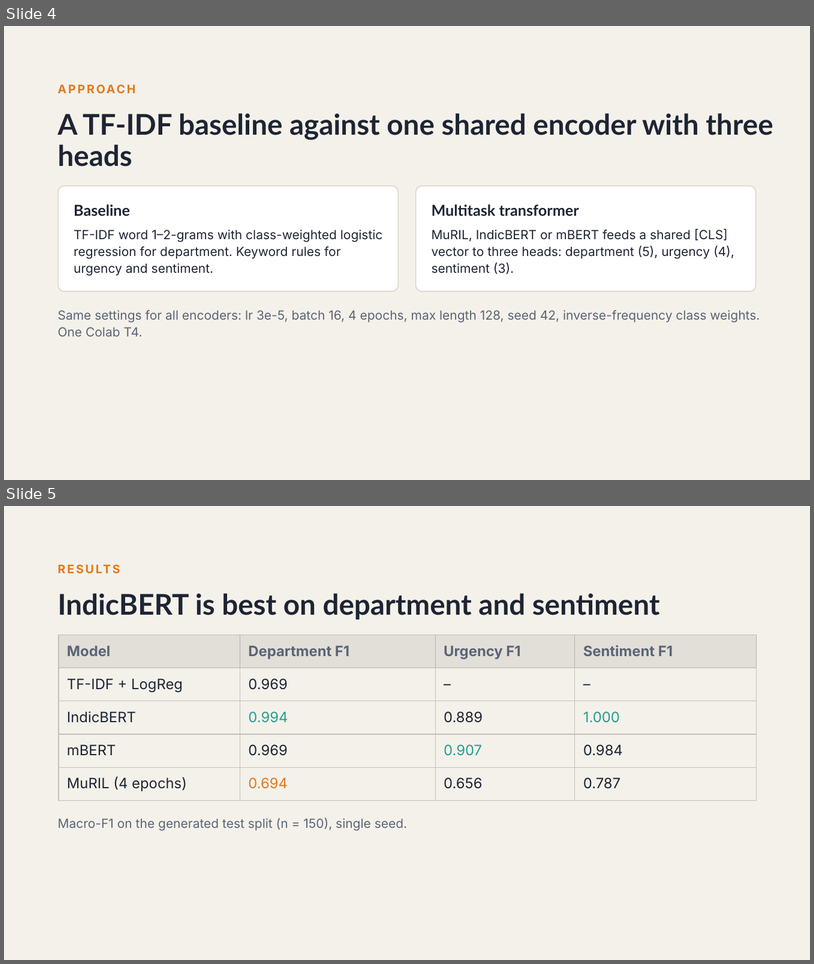
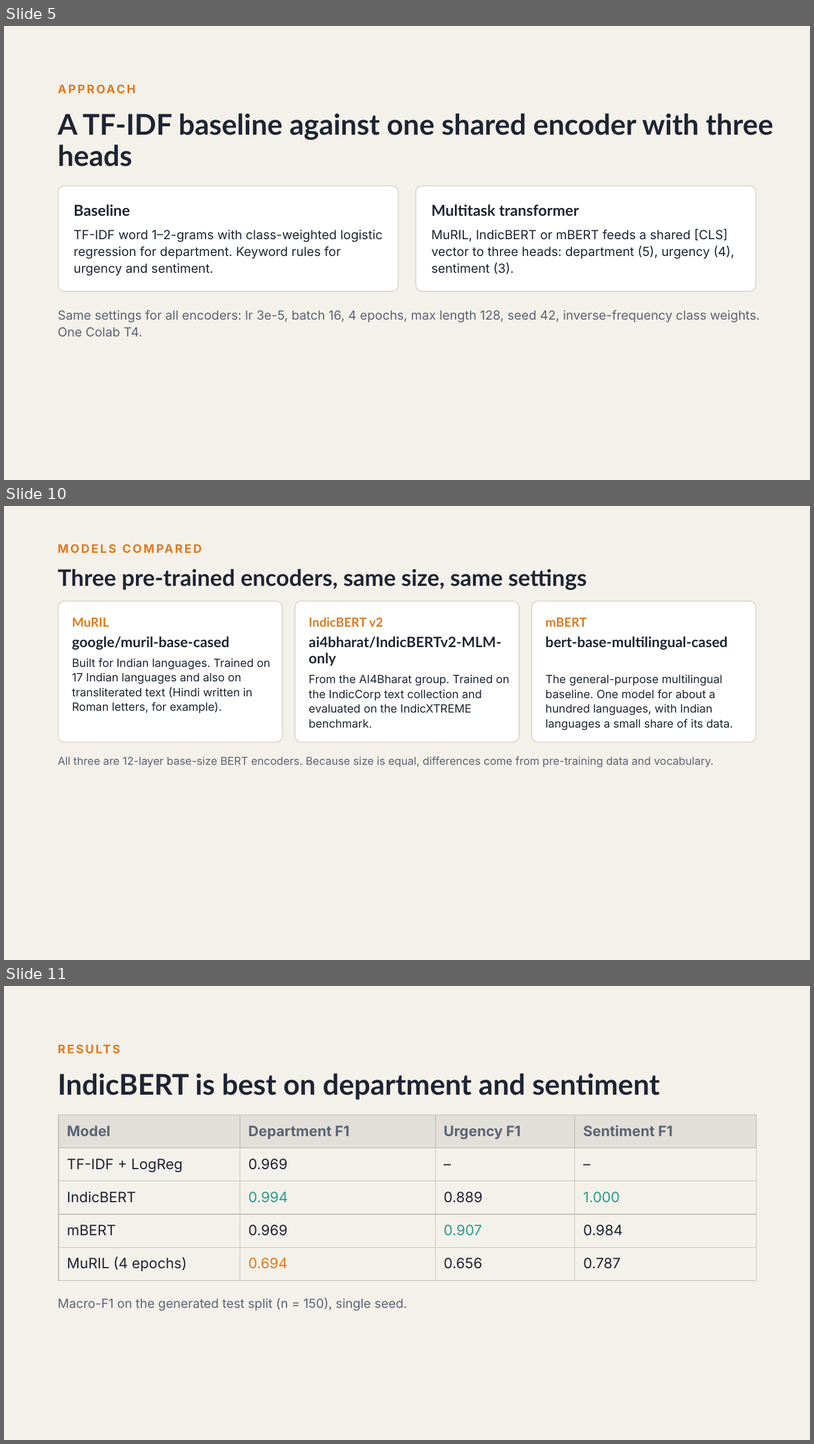
Before and after one commit to sam131725/public_grievenes, a slide deck: docs/slides/P8_Mid-term_Review.pptx. Shown one above the other, each under a label of ours: slides 4 and 5 before the commit, slides 5, 10 and 11 after it; the slides between them are not shown. The pictures are 814x964 and 814x1444 pixels, drawn with LibreOffice and Linux fonts; fonts in the diff are those of the drawing. Boxes give left, top, right and bottom in pixels: in the first picture for what was removed or moved away, otherwise in the second. Text is boxed around its words. In the diff, an @@ line names an element or a change of style, - is before the commit and + after.

```diff
--- a/docs/slides/P8_Mid-term_Review.pptx
+++ b/docs/slides/P8_Mid-term_Review.pptx
@@ slide 10 added at [4,506,810,960], background #F4F1EA @@
@@ text added at [58,540,778,558], 14 pt, text #E07A1F, bold @@
+MODELS COMPARED
@@ title added at [58,569,587,590], 27 pt, text #1D2433, bold @@
+Three pre-trained encoders, same size, same settings
@@ rounded rectangle added at [59,601,283,742], fill #FFFFFF, outline #D8D2C4 1 pt @@
@@ rounded rectangle added at [295,601,519,742], fill #FFFFFF, outline #D8D2C4 1 pt @@
@@ rounded rectangle added at [532,601,756,742], fill #FFFFFF, outline #D8D2C4 1 pt @@
@@ text added at [72,617,109,627], 15 pt, text #E07A1F, bold @@
+MuRIL
@@ text added at [309,617,383,627], 15 pt, text #E07A1F, bold @@
+IndicBERT v2
@@ text added at [546,617,587,627], 15 pt, text #E07A1F, bold @@
+mBERT
@@ text added at [72,636,229,650], 17 pt, text #1D2433, bold @@
+google/muril-base-cased
@@ text added at [309,636,501,666], 17 pt, text #1D2433, bold @@
+ai4bharat/IndicBERTv2-MLM-only
@@ text added at [546,636,728,650], 17 pt, text #1D2433, bold @@
+bert-base-multilingual-cased
@@ text added at [72,658,270,713], 13.5 pt, text #1D2433 @@
+Built for Indian languages. Trained on 17 Indian languages and also on transliterated text (Hindi written in Roman letters, for example).
@@ text added at [309,675,509,728], 13.5 pt, text #1D2433 @@
+From the AI4Bharat group. Trained on the IndicCorp text collection and evaluated on the IndicXTREME benchmark.
@@ text added at [546,675,733,730], 13.5 pt, text #1D2433 @@
+The general-purpose multilingual baseline. One model for about a hundred languages, with Indian languages a small share of its data.
@@ text added at [58,756,714,767], 13 pt, text #5B6475 @@
+All three are 12-layer base-size BERT encoders. Because size is equal, differences come from pre-training data and vocabulary.
@@ what was slide 4 is now slide 5 @@
@@ what was slide 5 is now slide 11 @@
```
Also in this commit, not shown: 1 slide changed, 12 other slides added.
